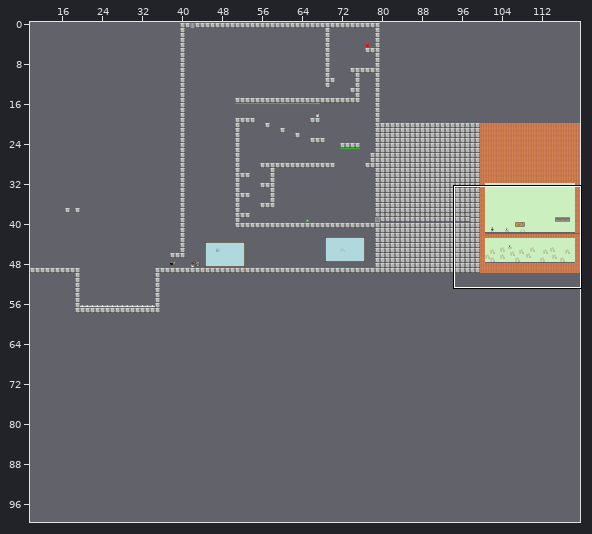
Tiled map (JSON): resources/mapdata/final_level.tmj. Above: a wide view before the commit, with the close-up outlined.
Close-up. Old version:
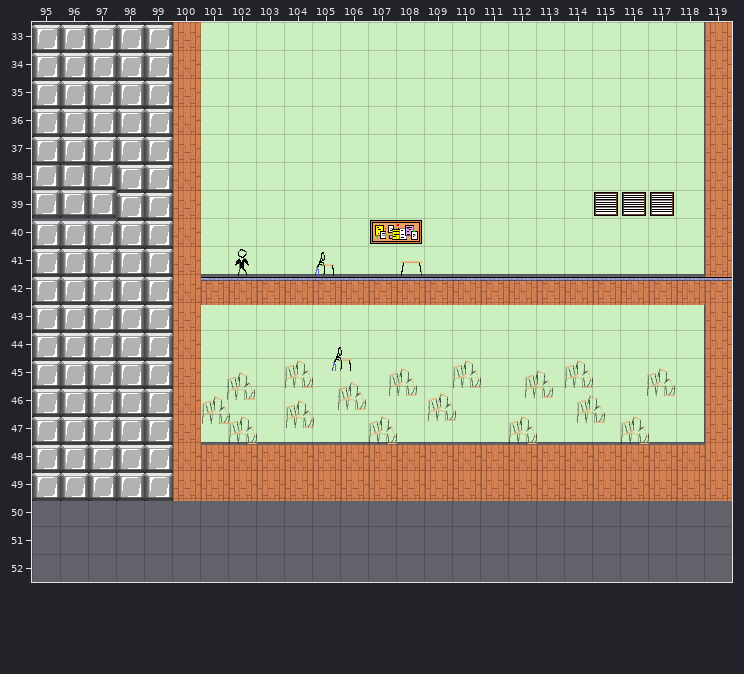
Cells are 32x32 px. Shown: x 95..119, y 33..52. The commit also changed other parts of the map, which this record leaves out.
And afterwards:
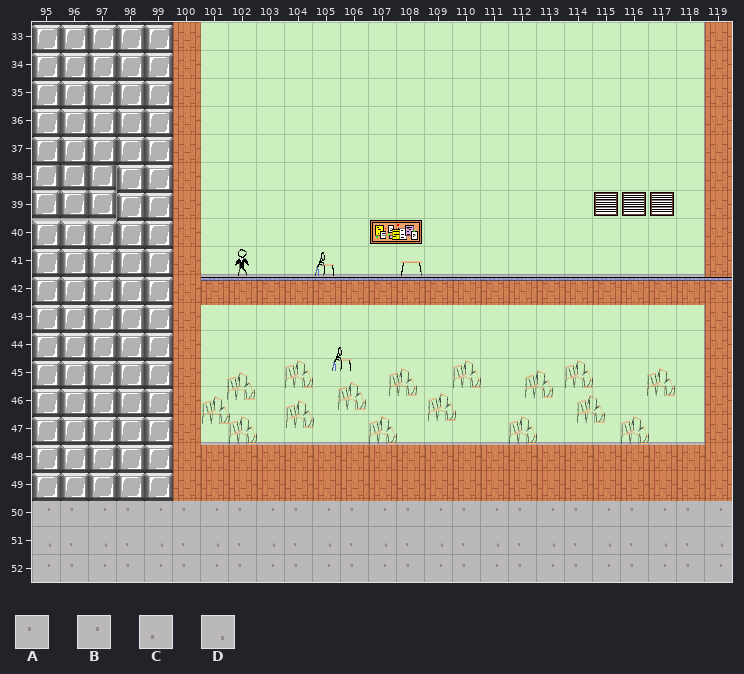
Key: from "warehouse": A 0, B 1, C 2, D 3.
_ is an empty cell, . an unchanged one.
Tiles of an added or newly shown layer are drawn over the layers below it.
The exact change:
--- layer "Tile Layer 3" (added)
@@ x 95..119 @@
-33 ........................_
-34 ........................_
-35 ........................_
-36 ........................_
-37 ........................_
-38 ..._...................._
-39 ..._...................._
-40 ___....................._
-41 ........................_
-42 ......__________________.
-43 ........................_
-44 ........................_
-45 ........................_
-46 ........................_
-47 ........................_
-48 ......__________________.
+33 ........................D
+34 ........................B
+35 ........................D
+36 ........................B
+37 ........................D
+38 ...A....................B
+39 ...C....................D
+40 BAB.....................B
+41 ........................D
+42 ......BABABABABABABABABA.
+43 ........................D
+44 ........................B
+45 ........................D
+46 ........................B
+47 ........................D
+48 ......BABABABABABABABABA.
@@ x 95..119 @@
-50 _________________________
-51 _________________________
-52 _________________________
+50 BABABABABABABABABABABABAB
+51 DCDCDCDCDCDCDCDCDCDCDCDCD
+52 BABABABABABABABABABABABAB
Pixel boxes of the changes (left, top, right, bottom) in both close-ups:
added: (201, 22, 705, 445)
added: (32, 165, 117, 221)
added: (32, 501, 732, 582)
